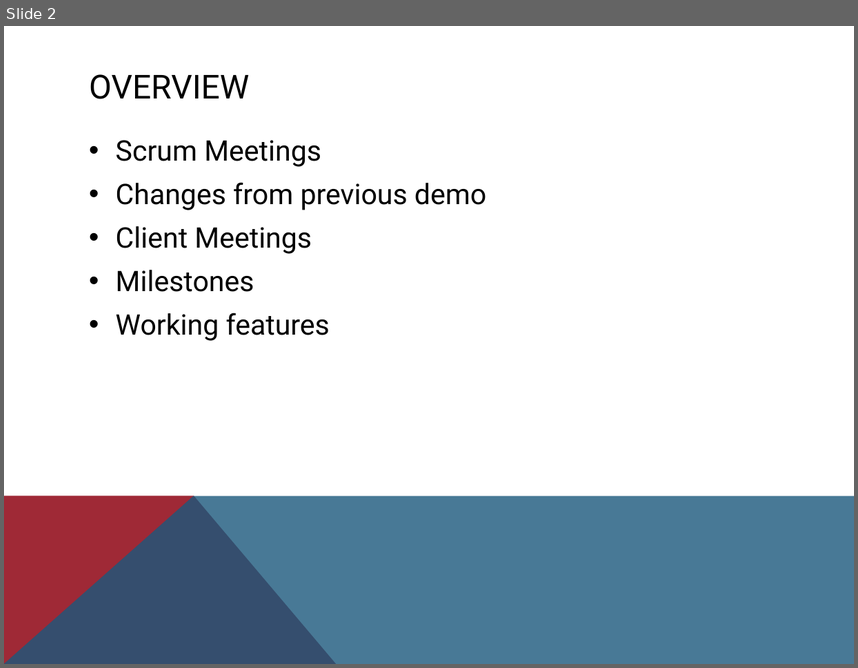
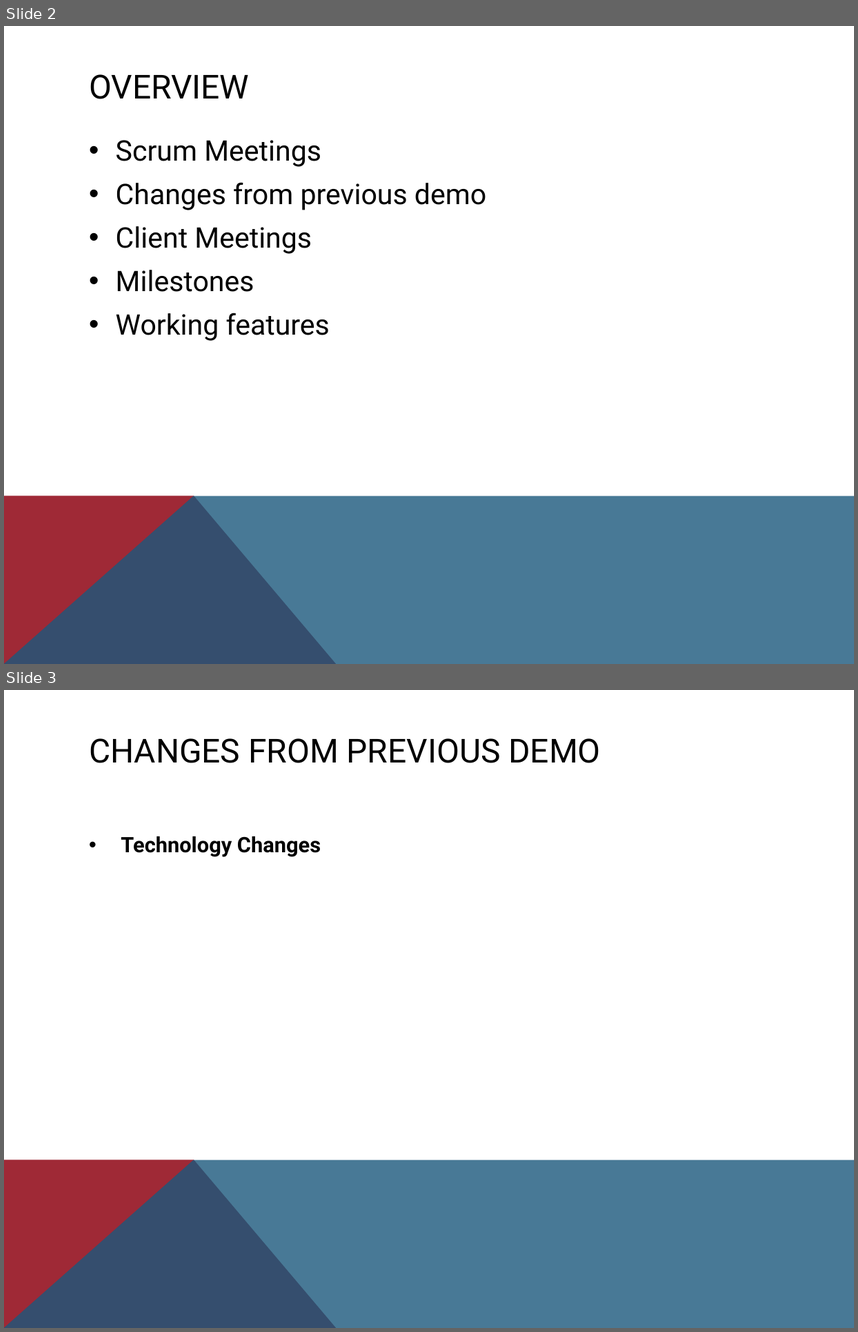
Before and after one commit to Coeus2016/GeospatialDataProcessorVisualiser_documentation, a slide deck: demos/Demo 2 - COEUS.pptx. Shown one above the other, each under a label of ours: slide 2 before the commit, slides 2 and 3 after it. The pictures are 858x668 and 858x1332 pixels, drawn with LibreOffice and Linux fonts; fonts in the diff are those of the drawing. Boxes give left, top, right and bottom in pixels: in the first picture for what was removed or moved away, otherwise in the second. Text is boxed around its words. In the diff, an @@ line names an element or a change of style, - is before the commit and + after.

```diff
--- a/demos/Demo 2 - COEUS.pptx
+++ b/demos/Demo 2 - COEUS.pptx
@@ slide 3 added at (4, 690, 854, 1328), background #FFFFFF; not listed: 2 template elements that a slide beside it also shows @@
@@ title added at (89, 738, 600, 763), 28 pt, text #000000 @@
+CHANGES FROM PREVIOUS DEMO
@@ text added at (121, 836, 321, 857), 18 pt, text #000000, bold @@
+• Technology Changes
```
Also in this commit, not shown: 5 other slides added.
